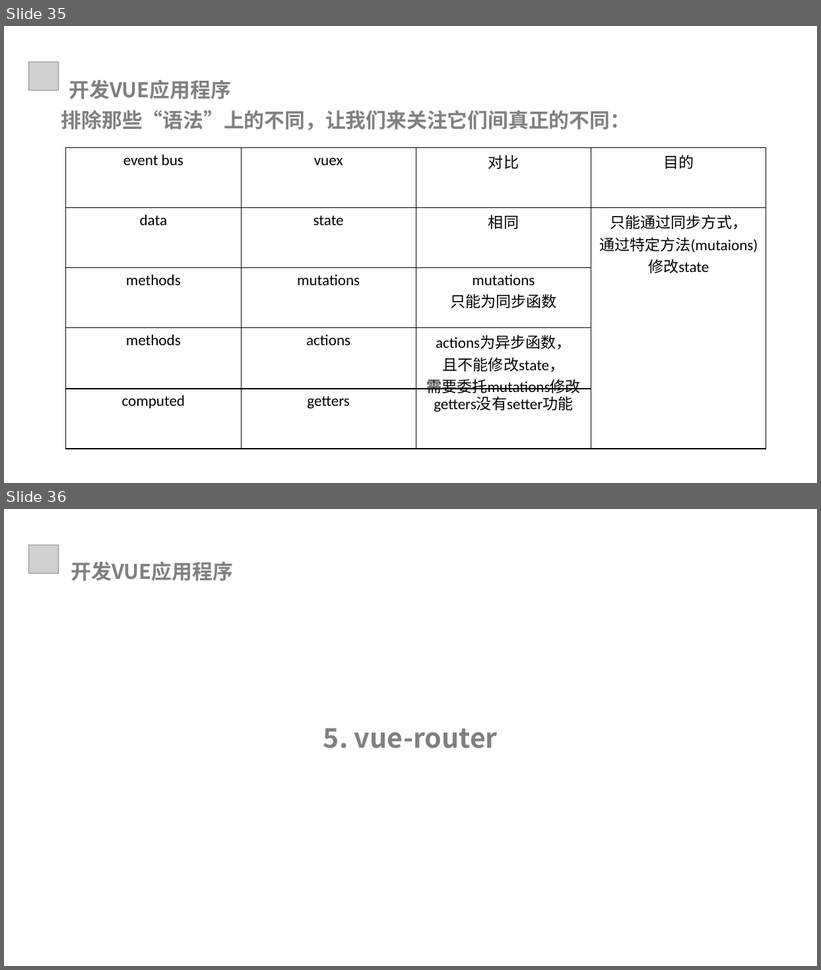
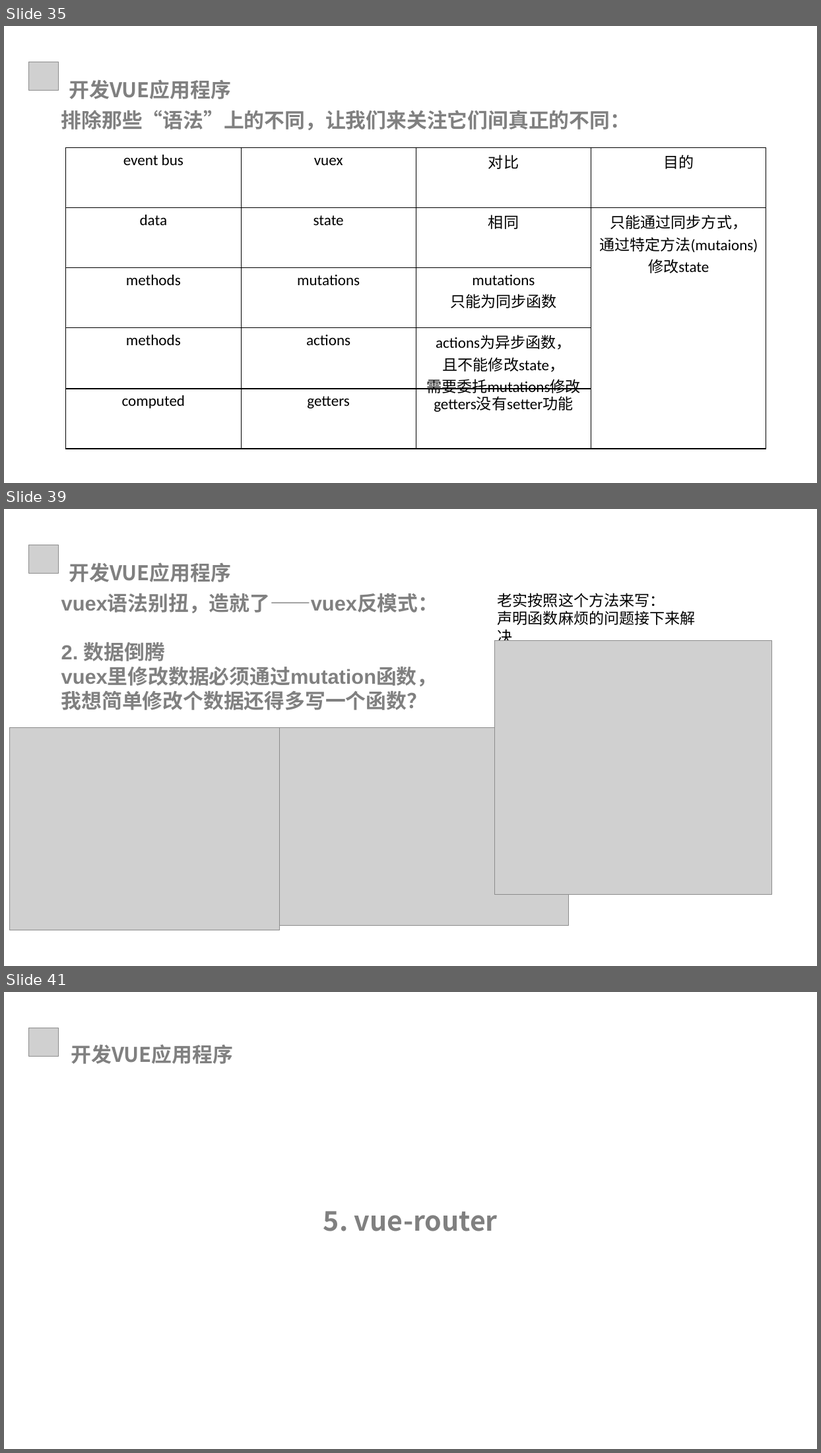
Before and after one commit to xiaozs/ppt, a slide deck: 3.开发VUE应用程序.pptx. Shown one above the other, each under a label of ours: slides 35 and 36 before the commit, slides 35, 39 and 41 after it; the slides between them are not shown. The pictures are 821x970 and 821x1453 pixels, drawn with LibreOffice and Linux fonts; fonts in the diff are those of the drawing; grey boxes stand for pictures; background and template pictures are left out. Boxes give left, top, right and bottom in pixels: in the first picture for what was removed or moved away, otherwise in the second. Text is boxed around its words. In the diff, an @@ line names an element or a change of style, - is before the commit and + after.

```diff
--- a/3.开发VUE应用程序.pptx
+++ b/3.开发VUE应用程序.pptx
@@ slide 39 added at (4, 509, 817, 966), background #FFFFFF @@
@@ picture added at (28, 545, 58, 574) @@
@@ text added at (69, 562, 231, 582), 24 pt, text #808080, bold @@
+开发VUE应用程序
@@ text added at (61, 595, 439, 710), 24 pt, text #808080, bold @@
+vuex语法别扭，造就了——vuex反模式：
+2. 数据倒腾
+vuex里修改数据必须通过mutation函数，
+我想简单修改个数据还得多写一个函数？
@@ text added at (498, 593, 696, 641), 18 pt, text #000000 @@
+老实按照这个方法来写：
+声明函数麻烦的问题接下来解决
@@ picture added at (494, 640, 772, 894) @@
@@ picture added at (9, 728, 280, 931) @@
@@ picture added at (280, 728, 569, 925) @@
@@ what was slide 36 is now slide 41 @@
```
Also in this commit, not shown: 1 slide changed, 12 other slides added, 6 other files.
